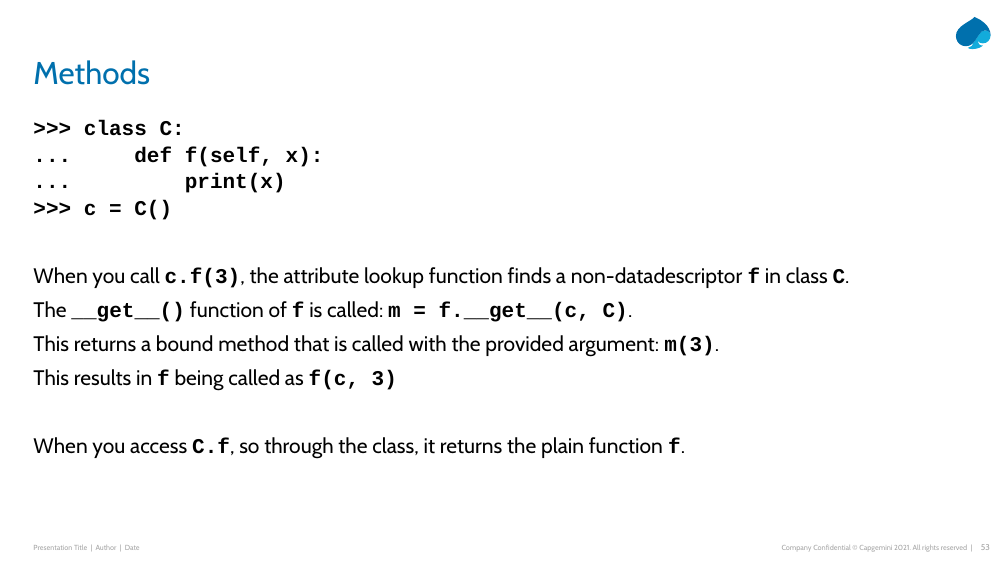
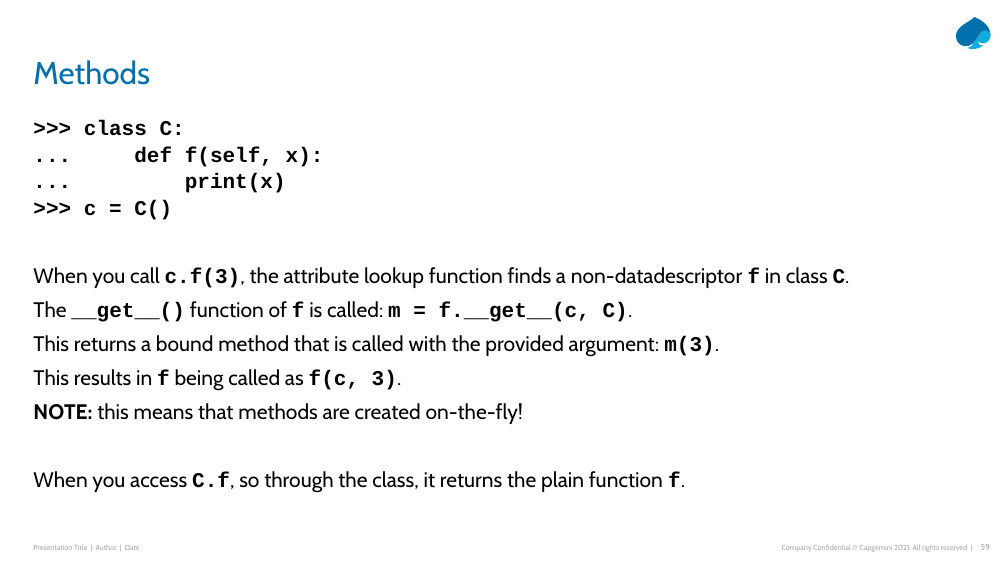
Before and after one commit to Python-Masterclass/Descriptors, a slide deck: slide 59 of Masterclass-6-descriptors.pptx (slide 53 before the commit). Drawn at 1008x567 pixels with LibreOffice and Linux fonts; fonts in the diff are those of the drawing. Boxes give left, top, right and bottom in pixels: in the first picture for what was removed or moved away, otherwise in the second. Text is boxed around its words. In the diff, an @@ line names an element or a change of style, - is before the commit and + after.

```diff
--- a/Masterclass-6-descriptors.pptx
+++ b/Masterclass-6-descriptors.pptx
@@ text at (x1=33, y1=369, x2=524, y2=424): text changed @@
-This results in f being called as f(c, 3)
+This results in f being called as f(c, 3).
+NOTE: this means that methods are created on-the-fly!
```
Also in this commit, not shown: 23 other slides changed, 12 slides added, 1 slide removed, 22 other files.
